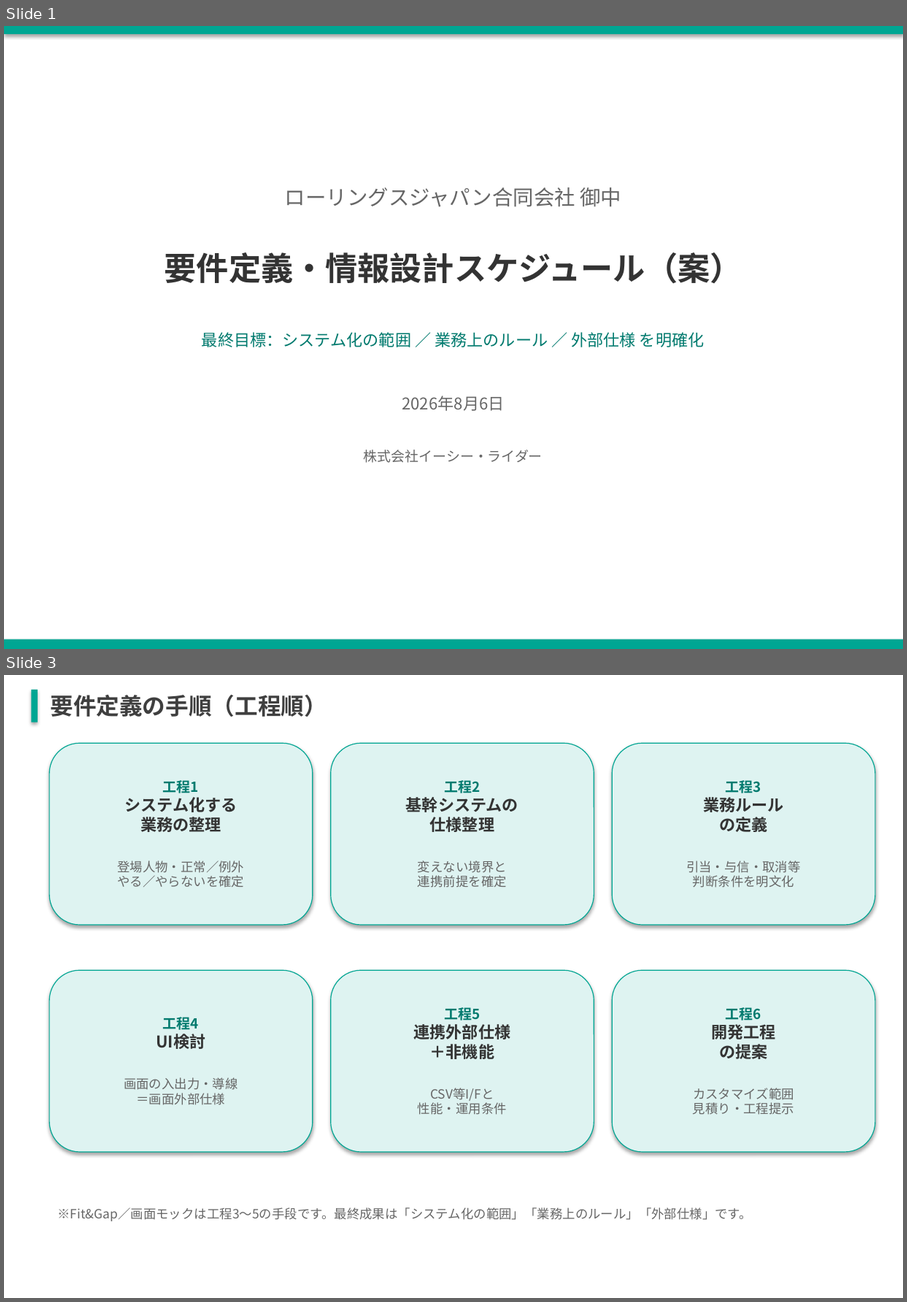
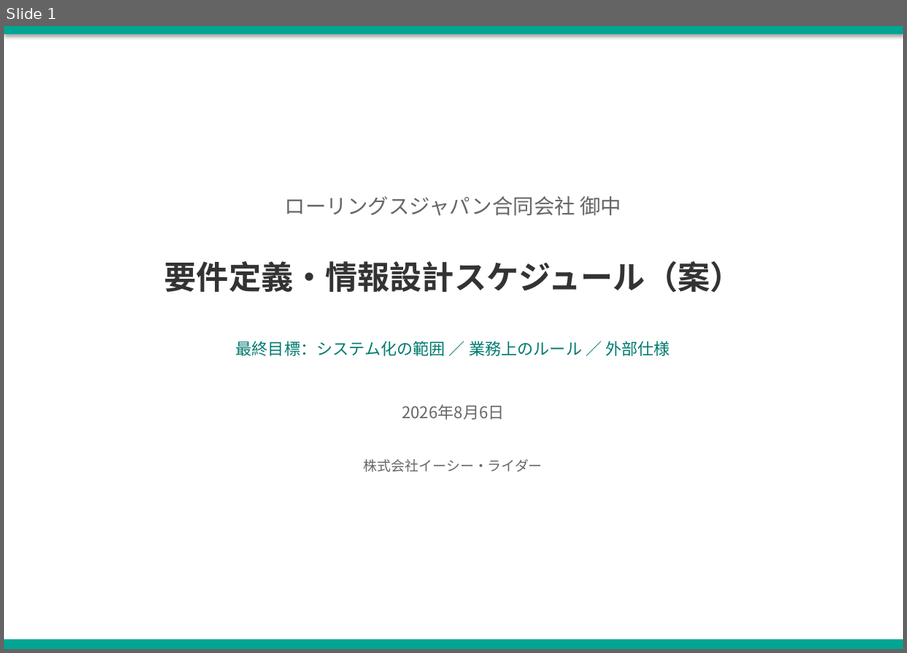
Before and after one commit to kozonoflight/git_tutorial, a slide deck: 要件定義WBS案_20260806.pptx. Shown one above the other, each under a label of ours: slides 1 and 3 before the commit, slide 1 after it; the slides between them are not shown. The pictures are 907x1302 and 907x653 pixels, drawn with LibreOffice and Linux fonts; fonts in the diff are those of the drawing. Boxes give left, top, right and bottom in pixels: in the first picture for what was removed or moved away, otherwise in the second. Text is boxed around its words. In the diff, an @@ line names an element or a change of style, - is before the commit and + after.

```diff
--- a/要件定義WBS案_20260806.pptx
+++ b/要件定義WBS案_20260806.pptx
@@ slide 3 removed at [4,675,903,1298], background #FFFFFF @@
@@ rectangle removed at [32,689,38,722] @@
@@ text removed at [50,695,327,717] @@
-要件定義の手順（工程順）
@@ rounded rectangle removed at [50,743,313,925] @@
-工程1
-システム化する
-業務の整理
-登場人物・正常／例外
-やる／やらないを確定
@@ rounded rectangle removed at [331,743,595,925] @@
-工程2
-基幹システムの
-仕様整理
-変えない境界と
-連携前提を確定
@@ rounded rectangle removed at [613,743,876,925] @@
-工程3
-業務ルール
-の定義
-引当・与信・取消等
-判断条件を明文化
@@ rounded rectangle removed at [50,970,313,1152] @@
-工程4
-UI検討
-画面の入出力・導線
-＝画面外部仕様
@@ rounded rectangle removed at [331,970,595,1152] @@
-工程5
-連携外部仕様
-＋非機能
-CSV等I/Fと
-性能・運用条件
@@ rounded rectangle removed at [613,970,876,1152] @@
-工程6
-開発工程
-の提案
-カスタマイズ範囲
-見積り・工程提示
@@ text removed at [57,1207,752,1221] @@
-※Fit&Gap／画面モックは工程3〜5の手段です。最終成果は「システム化の範囲」「業務上のルール」「外部仕様」です。
@@ slide 1 changed as well @@
@@ text "ローリングスジャパン合同会社 御中": place and size @@
-text "ローリングスジャパン合同会社 御中" at [285,187,622,207]
+text "ローリングスジャパン合同会社 御中" at [285,196,622,216]
@@ text at [236,341,670,356]: text changed @@
-最終目標：システム化の範囲 ／ 業務上のルール ／ 外部仕様 を明確化
+最終目標：システム化の範囲 ／ 業務上のルール ／ 外部仕様
@@ 3 texts: place and size @@
-3 texts at [165,252,743,463]
+3 texts at [165,261,743,472]
```
Also in this commit, not shown: 4 other slides changed, 1 slide added.
